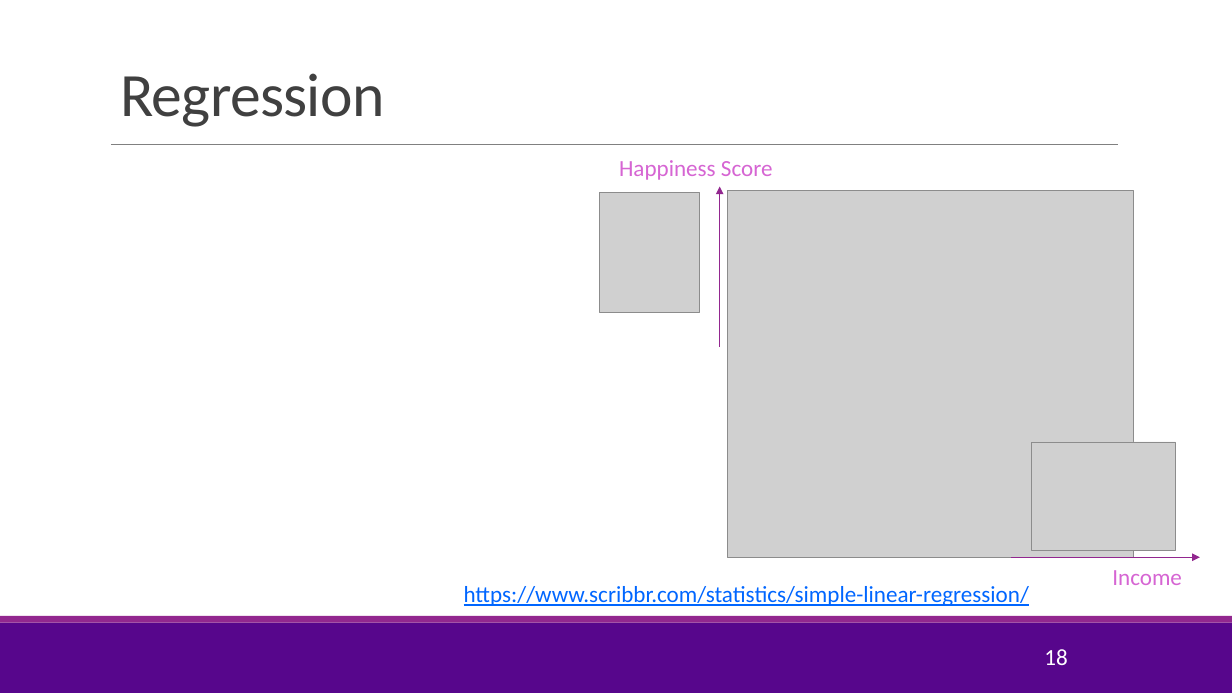
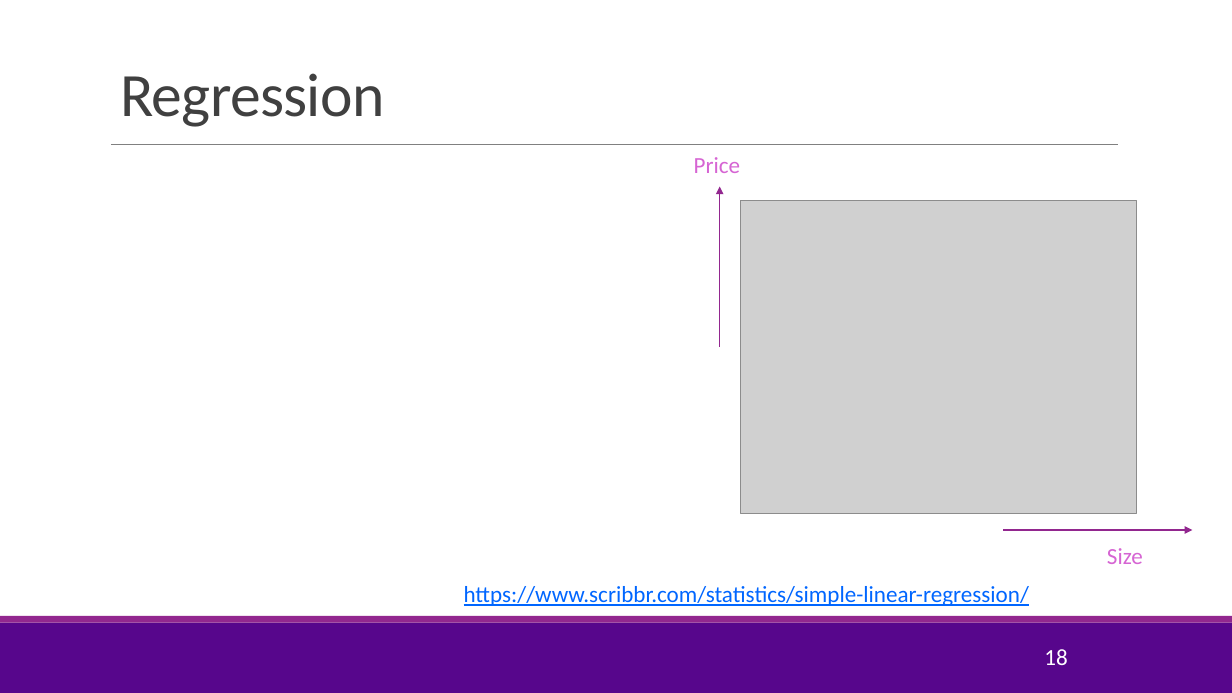
Before and after one commit to sdrangan/introml, a slide deck: slide 18 of lectures/Lect01_IntroML.pptx. Drawn at 1232x693 pixels with LibreOffice and Linux fonts; fonts in the diff are those of the drawing; grey boxes stand for pictures; background and template pictures are left out. Boxes give left, top, right and bottom in pixels: in the first picture for what was removed or moved away, otherwise in the second. Text is boxed around its words. In the diff, an @@ line names an element or a change of style, - is before the commit and + after.

```diff
--- a/lectures/Lect01_IntroML.pptx
+++ b/lectures/Lect01_IntroML.pptx
@@ text at (x1=694, y1=157, x2=740, y2=173): text changed @@
-Happiness Score
+Price
@@ picture removed at (x1=600, y1=193, x2=700, y2=312) @@
@@ picture resized from (x1=728, y1=191, x2=1134, y2=558) to (x1=740, y1=201, x2=1137, y2=513) @@
@@ picture removed at (x1=1031, y1=442, x2=1176, y2=550) @@
@@ arrow moved from (1011, 557) - (1201, 557) to (1004, 531) - (1192, 531) @@
@@ text at (x1=1107, y1=548, x2=1143, y2=564): text changed @@
-Income
+Size
```
Also in this commit, not shown: 2 other slides changed, 3 slides added, 1 slide removed, 3 other files.
